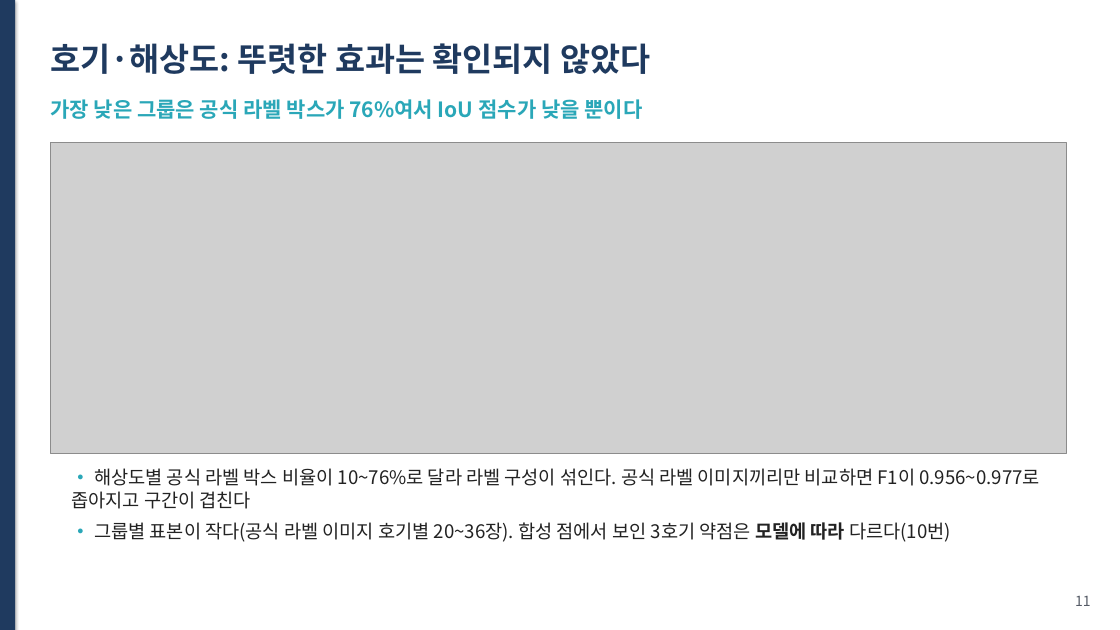
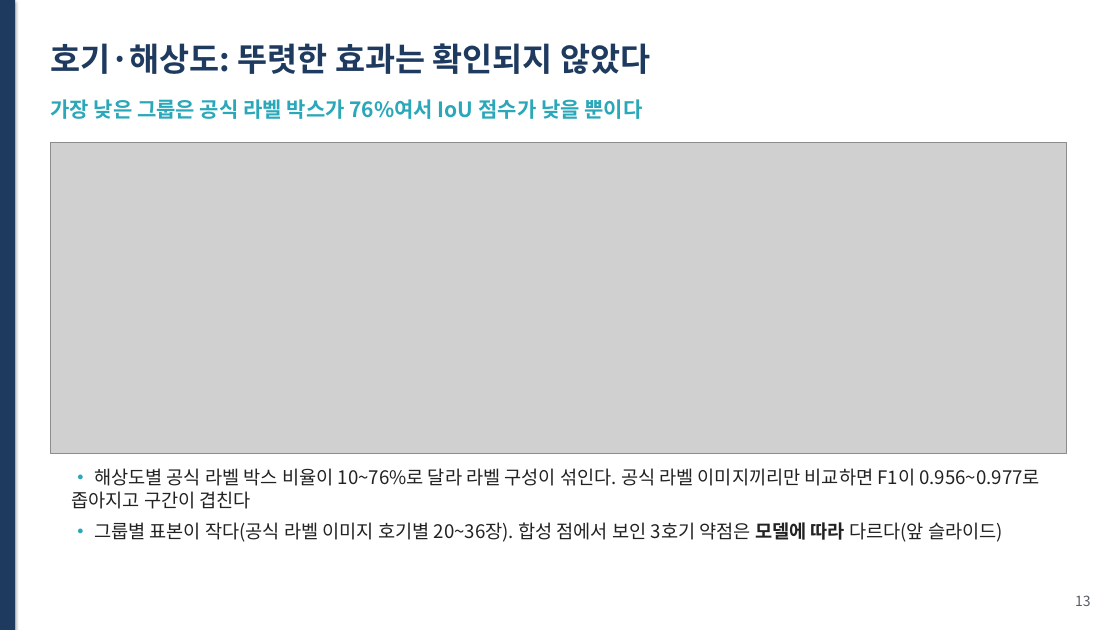
Before and after one commit to hmy7788/kamp_xray_detection, a slide deck: slide 13 of ppt/presentation.pptx (slide 11 before the commit). Drawn at 1120x630 pixels with LibreOffice and Linux fonts; fonts in the diff are those of the drawing; grey boxes stand for pictures. Boxes give left, top, right and bottom in pixels: in the first picture for what was removed or moved away, otherwise in the second. Text is boxed around its words. In the diff, an @@ line names an element or a change of style, - is before the commit and + after.

```diff
--- a/ppt/presentation.pptx
+++ b/ppt/presentation.pptx
@@ text at [94,522,1003,542]: text changed @@
-• 그룹별 표본이 작다(공식 라벨 이미지 호기별 20~36장). 합성 점에서 보인 3호기 약점은 모델에 따라 다르다(10번)
+• 그룹별 표본이 작다(공식 라벨 이미지 호기별 20~36장). 합성 점에서 보인 3호기 약점은 모델에 따라 다르다(앞 슬라이드)
@@ text at [1075,595,1091,606]: text changed @@
-11
+13
```
Also in this commit, not shown: 16 other slides changed, 4 slides added, 1 slide removed, 6 other files.
